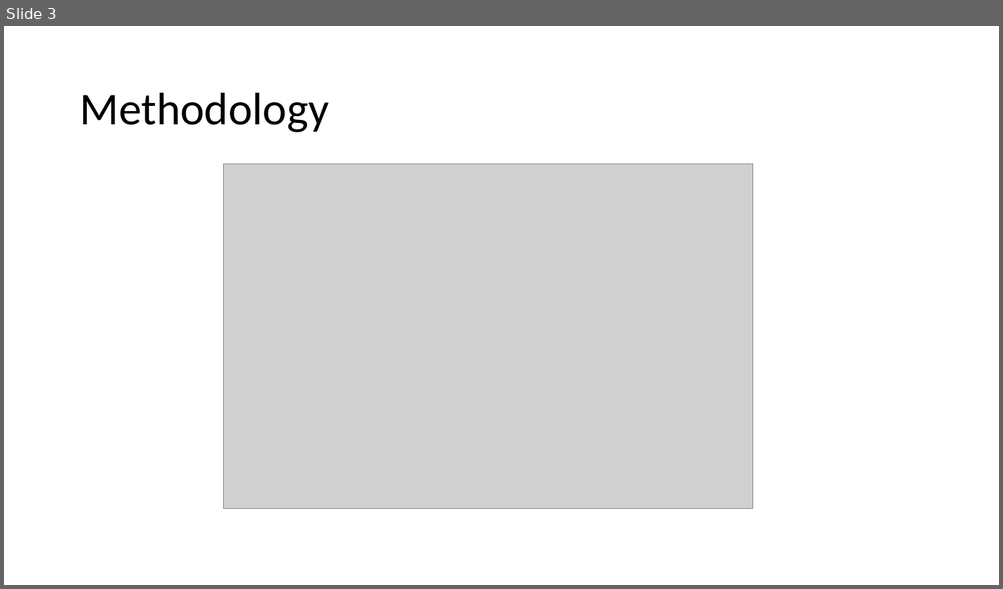
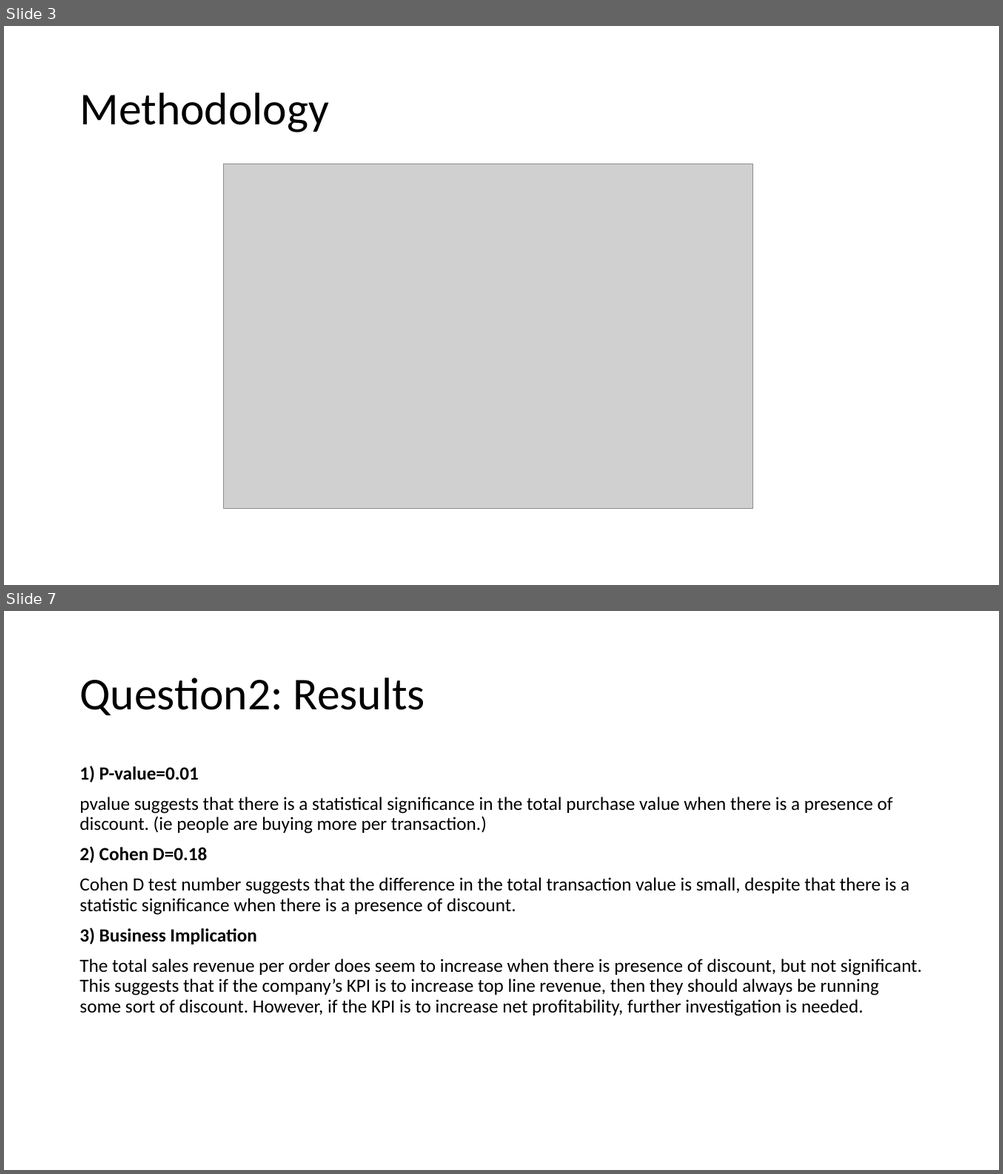
Before and after one commit to alexxlu/dsc-2-final-project-online-ds-pt-100118, a slide deck: Project2 ppt.pptx. Shown one above the other, each under a label of ours: slide 3 before the commit, slides 3 and 7 after it; the slides between them are not shown. The pictures are 1003x589 and 1003x1174 pixels, drawn with LibreOffice and Linux fonts; fonts in the diff are those of the drawing; grey boxes stand for pictures. Boxes give left, top, right and bottom in pixels: in the first picture for what was removed or moved away, otherwise in the second. Text is boxed around its words. In the diff, an @@ line names an element or a change of style, - is before the commit and + after.

```diff
--- a/Project2 ppt.pptx
+++ b/Project2 ppt.pptx
@@ slide 7 added at box(4, 611, 999, 1170), background #FFFFFF @@
@@ title added at box(79, 678, 425, 715), 44 pt, text #000000 @@
+Question2: Results
@@ text added at box(79, 766, 922, 1017), 18 pt, text #000000 @@
+1) P-value=0.01
+pvalue suggests that there is a statistical significance in the total purchase value when there is a presence of discount. (ie people are buying more per transaction.)
+2) Cohen D=0.18
+Cohen D test number suggests that the difference in the total transaction value is small, despite that there is a statistic significance when there is a presence of discount.
+3) Business Implication
+The total sales revenue per order does seem to increase when there is presence of discount, but not significant. This suggests that if the company’s KPI is to increase top line revenue, then they should always be running some sort of discount. However, if the KPI is to increase net profitability, further investigation is needed.
```
Also in this commit, not shown: 6 slides changed, 3 other slides added, 6 other files.
